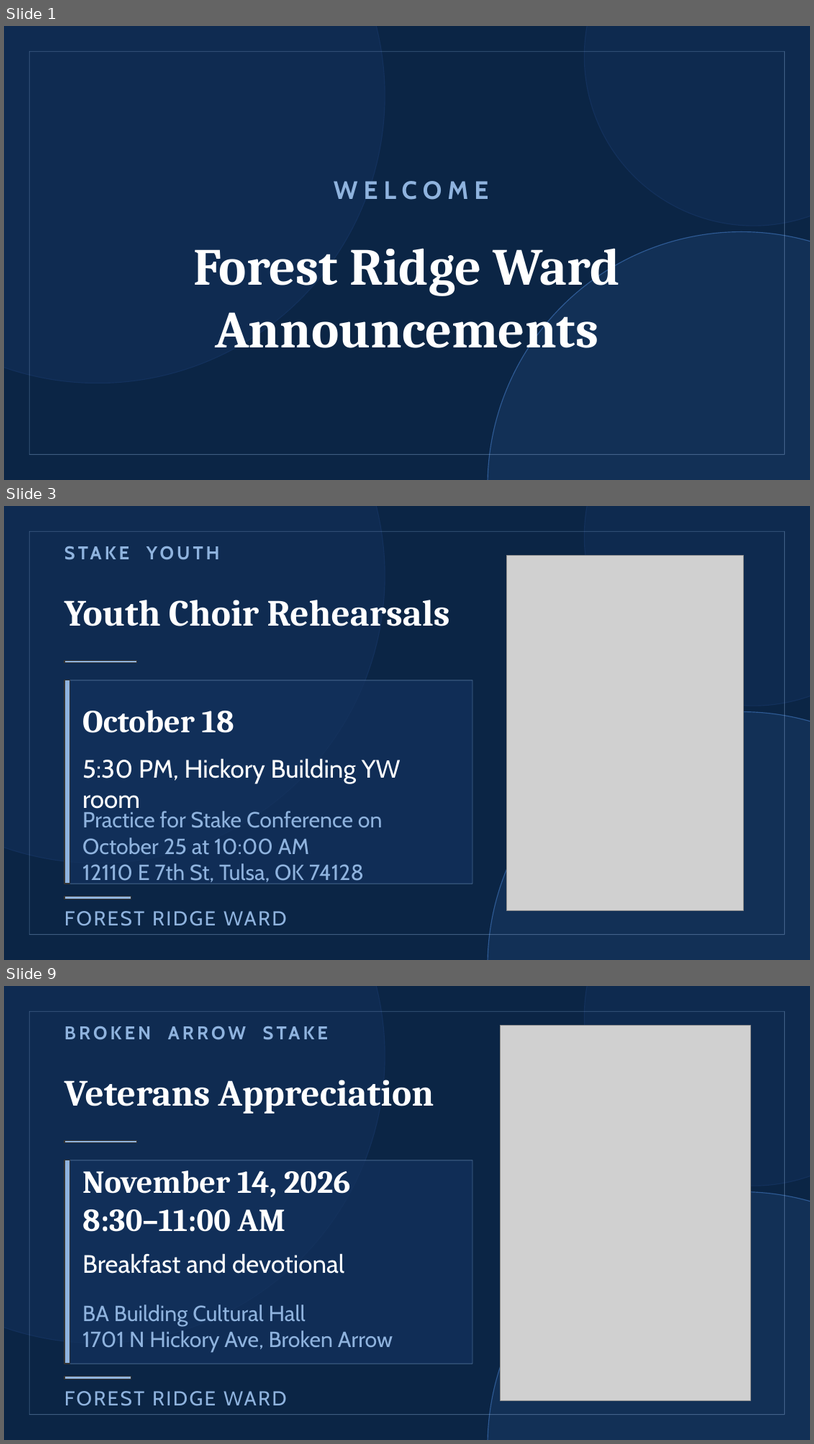
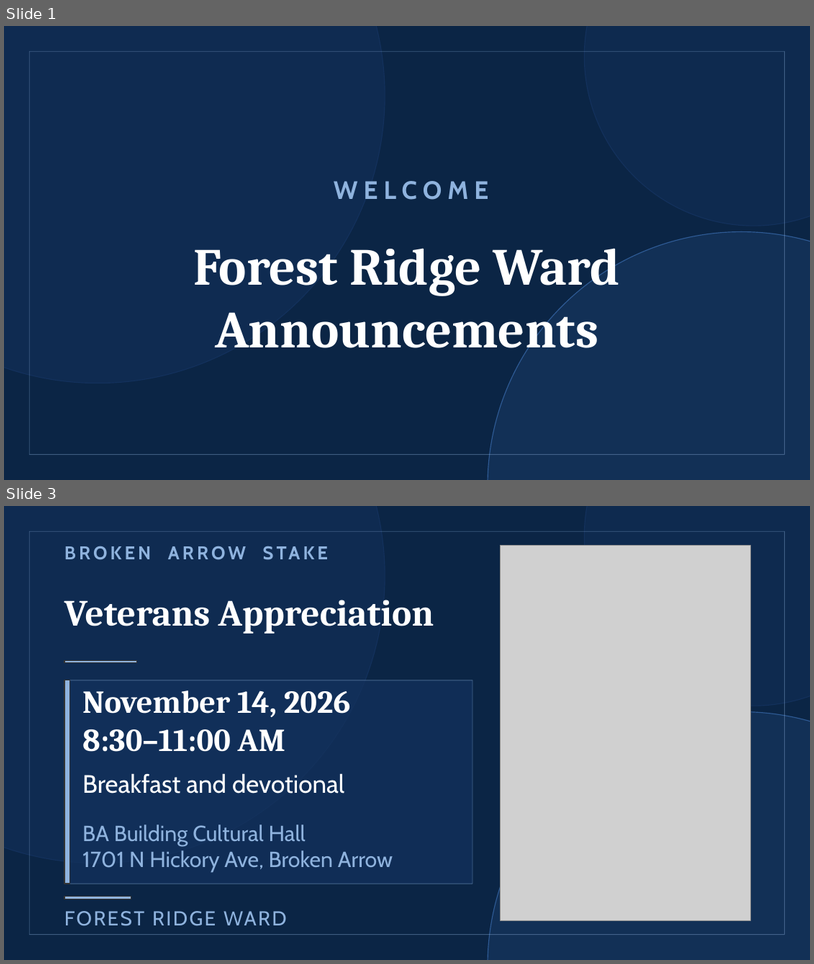
Before and after one commit to forest-ridge-ward-announcements/forest-ridge-ward-announcements, a slide deck: Forest Ridge Ward Announcements Editor.pptx. Shown one above the other, each under a label of ours: slides 1, 3 and 9 before the commit, slides 1 and 3 after it; the slides between them are not shown. The pictures are 814x1444 and 814x964 pixels, drawn with LibreOffice and Linux fonts; fonts in the diff are those of the drawing; grey boxes stand for pictures. Boxes give left, top, right and bottom in pixels: in the first picture for what was removed or moved away, otherwise in the second. Text is boxed around its words. In the diff, an @@ line names an element or a change of style, - is before the commit and + after.

```diff
--- a/Forest Ridge Ward Announcements Editor.pptx
+++ b/Forest Ridge Ward Announcements Editor.pptx
@@ slide 3 removed at (x1=4, y1=506, x2=810, y2=960), background #0B2545 @@
@@ ellipse removed at (x1=4, y1=506, x2=385, y2=863) @@
@@ ellipse removed at (x1=585, y1=506, x2=810, y2=705) @@
@@ rectangle removed at (x1=29, y1=531, x2=785, y2=934) @@
@@ picture removed at (x1=507, y1=556, x2=744, y2=911) @@
@@ title removed at (x1=64, y1=600, x2=450, y2=626) @@
-Youth Choir Rehearsals
@@ rectangle removed at (x1=64, y1=660, x2=137, y2=663) @@
@@ rectangle removed at (x1=64, y1=680, x2=473, y2=883) @@
@@ rectangle removed at (x1=64, y1=680, x2=70, y2=883) @@
@@ text removed at (x1=82, y1=710, x2=234, y2=733) @@
-October 18
@@ ellipse removed at (x1=488, y1=712, x2=810, y2=960) @@
@@ text removed at (x1=82, y1=758, x2=401, y2=814) @@
-5:30 PM, Hickory Building YW room
@@ text removed at (x1=82, y1=811, x2=383, y2=882) @@
-Practice for Stake Conference on October 25 at 10:00 AM
-12110 E 7th St, Tulsa, OK 74128
@@ text removed at (x1=191, y1=811, x2=242, y2=828) @@
-STAKE YOUTH
@@ rectangle removed at (x1=64, y1=896, x2=131, y2=898) @@
@@ text removed at (x1=64, y1=911, x2=287, y2=926) @@
-FOREST RIDGE WARD
@@ what was slide 9 is now slide 3 @@
```
Also in this commit, not shown: 1 slide changed, 2 slides added, 5 other slides removed, 7 other files.
